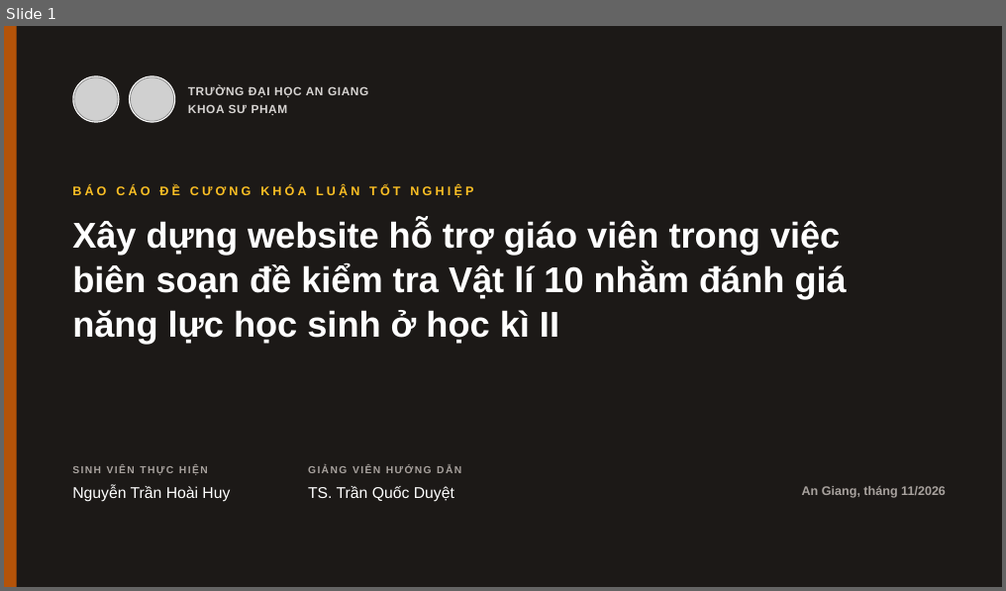
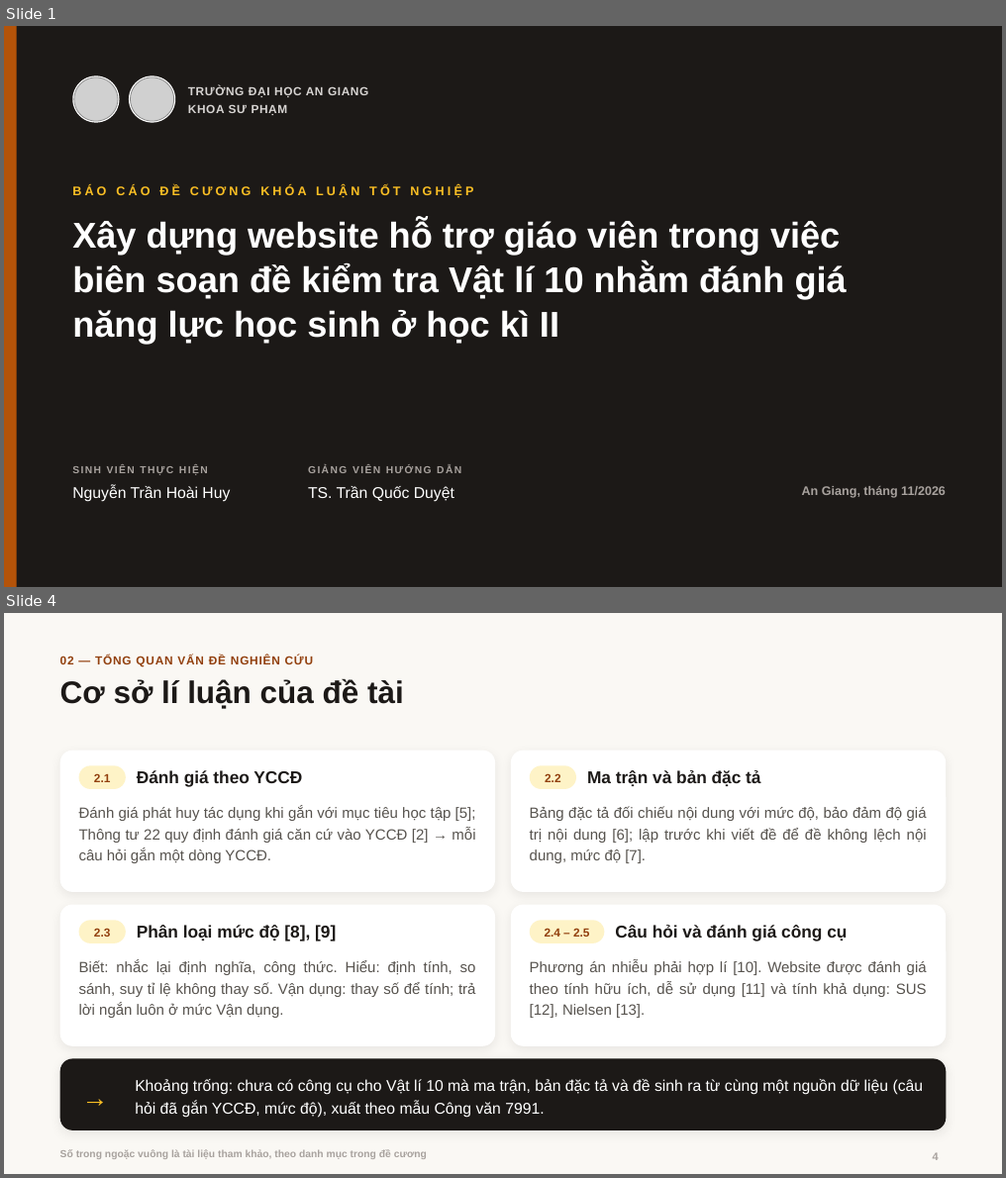
Before and after one commit to hoaihuy2609/kltn, a slide deck: tai-ve/Bao_cao_de_cuong.pptx. Shown one above the other, each under a label of ours: slide 1 before the commit, slides 1 and 4 after it; the slides between them are not shown. The pictures are 1006x591 and 1006x1178 pixels, drawn with LibreOffice and Linux fonts; fonts in the diff are those of the drawing; grey boxes stand for pictures; background and template pictures are left out. Boxes give left, top, right and bottom in pixels: in the first picture for what was removed or moved away, otherwise in the second. Text is boxed around its words. In the diff, an @@ line names an element or a change of style, - is before the commit and + after.

```diff
--- a/tai-ve/Bao_cao_de_cuong.pptx
+++ b/tai-ve/Bao_cao_de_cuong.pptx
@@ slide 4 added at bbox=[4, 613, 1002, 1174], background #FAF8F4 @@
@@ text added at bbox=[60, 656, 313, 667], 11.3 pt, text #92400E, bold @@
+02 — TỔNG QUAN VẤN ĐỀ NGHIÊN CỨU
@@ title added at bbox=[60, 678, 404, 709], 30 pt, text #1C1917, bold @@
+Cơ sở lí luận của đề tài
@@ rounded rectangle added at bbox=[60, 750, 495, 892], fill #FFFFFF @@
@@ rounded rectangle added at bbox=[511, 750, 945, 892], fill #FFFFFF @@
@@ rounded rectangle added at bbox=[79, 765, 126, 789], fill #FEF3C7 @@
@@ text added at bbox=[94, 774, 110, 782], 11.3 pt, text #92400E, bold @@
+2.1
@@ text added at bbox=[137, 770, 302, 787], 16.5 pt, text #1C1917, bold @@
+Đánh giá theo YCCĐ
@@ rounded rectangle added at bbox=[530, 765, 576, 789], fill #FEF3C7 @@
@@ text added at bbox=[545, 773, 560, 782], 11.3 pt, text #92400E, bold @@
+2.2
@@ text added at bbox=[587, 770, 760, 786], 16.5 pt, text #1C1917, bold @@
+Ma trận và bản đặc tả
@@ text added at bbox=[79, 806, 476, 863], 14.3 pt, text #57534E @@
+Đánh giá phát huy tác dụng khi gắn với mục tiêu học tập [5]; Thông tư 22 quy định đánh giá căn cứ vào YCCĐ [2] → mỗi câu hỏi gắn một dòng YCCĐ.
@@ text added at bbox=[530, 806, 927, 863], 14.3 pt, text #57534E @@
+Bảng đặc tả đối chiếu nội dung với mức độ, bảo đảm độ giá trị nội dung [6]; lập trước khi viết đề để đề không lệch nội dung, mức độ [7].
@@ rounded rectangle added at bbox=[60, 905, 495, 1048], fill #FFFFFF @@
@@ rounded rectangle added at bbox=[511, 905, 945, 1048], fill #FFFFFF @@
@@ rounded rectangle added at bbox=[79, 920, 126, 943], fill #FEF3C7 @@
@@ text added at bbox=[94, 929, 110, 937], 11.3 pt, text #92400E, bold @@
+2.3
@@ text added at bbox=[137, 924, 336, 942], 16.5 pt, text #1C1917, bold @@
+Phân loại mức độ [8], [9]
@@ rounded rectangle added at bbox=[530, 920, 604, 943], fill #FEF3C7 @@
@@ text added at bbox=[545, 928, 589, 937], 11.3 pt, text #92400E, bold @@
+2.4 – 2.5
@@ text added at bbox=[615, 925, 846, 942], 16.5 pt, text #1C1917, bold @@
+Câu hỏi và đánh giá công cụ
@@ text added at bbox=[79, 960, 476, 1018], 14.3 pt, text #57534E @@
+Biết: nhắc lại định nghĩa, công thức. Hiểu: định tính, so sánh, suy tỉ lệ không thay số. Vận dụng: thay số để tính; trả lời ngắn luôn ở mức Vận dụng.
@@ text added at bbox=[530, 960, 927, 1018], 14.3 pt, text #57534E @@
+Phương án nhiễu phải hợp lí [10]. Website được đánh giá theo tính hữu ích, dễ sử dụng [11] và tính khả dụng: SUS [12], Nielsen [13].
@@ rounded rectangle added at bbox=[60, 1059, 945, 1131], fill #1C1917 @@
@@ text added at bbox=[82, 1059, 129, 1131], 25.5 pt, text #FBBF24, bold @@
+→
@@ text added at bbox=[135, 1079, 924, 1118], 15 pt, text #FFFFFF @@
+Khoảng trống: chưa có công cụ cho Vật lí 10 mà ma trận, bản đặc tả và đề sinh ra từ cùng một nguồn dữ liệu (câu hỏi đã gắn YCCĐ, mức độ), xuất theo mẫu Công văn 7991.
@@ text added at bbox=[60, 1150, 427, 1159], 9.8 pt, text #A8A29E, bold @@
+Số trong ngoặc vuông là tài liệu tham khảo, theo danh mục trong đề cương
@@ page number added at bbox=[933, 1153, 939, 1160], 10.5 pt, text #A8A29E, bold @@
+4
```
Also in this commit, not shown: 9 slides changed, 1 other slide added, 10 slides removed, 4 other files.
